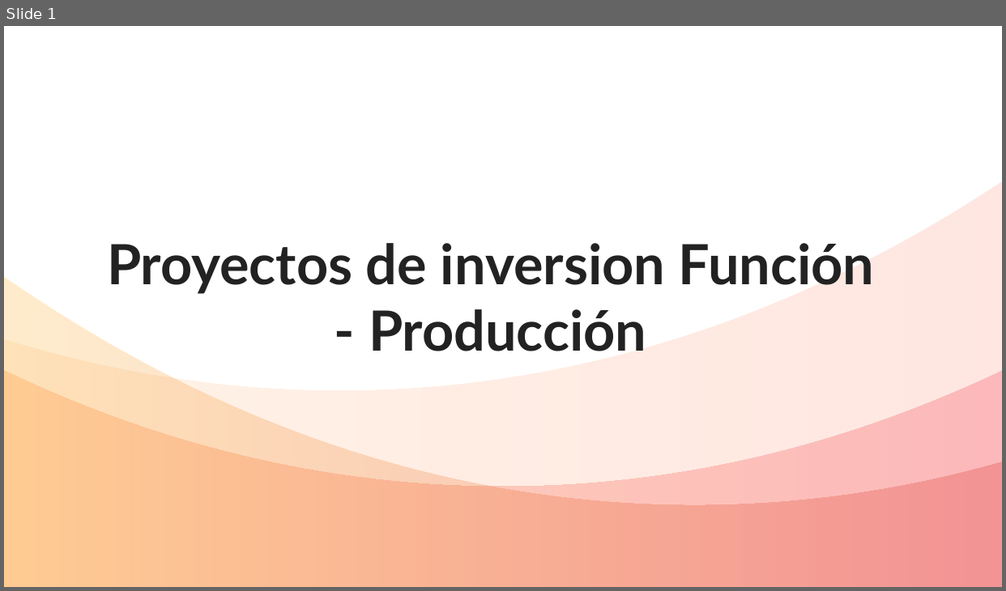
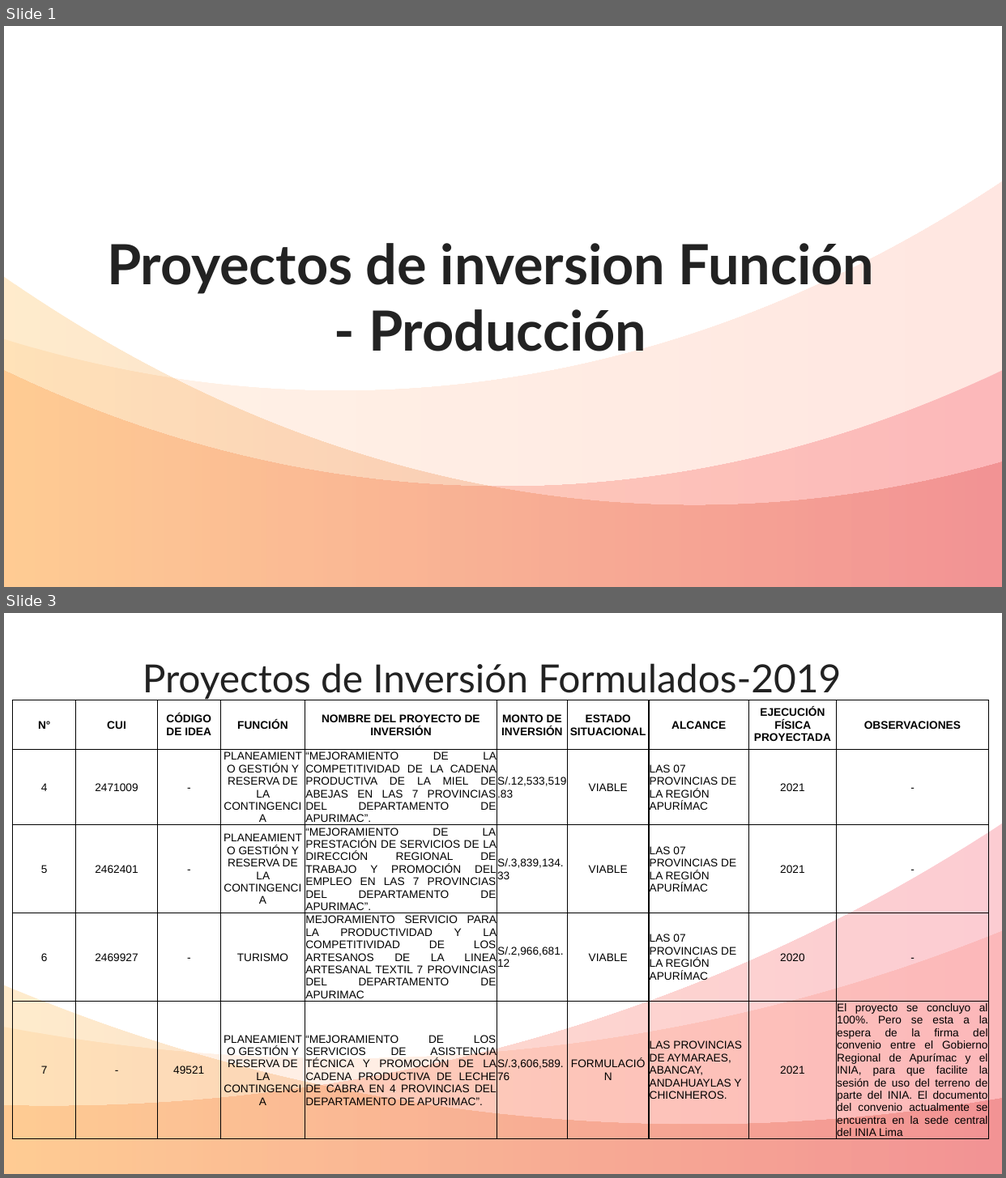
Before and after one commit to ORFEI-GRAP/Gestion-ORFEI, a slide deck: Proyectos Funcion - PRODUCCIÓN.pptx. Shown one above the other, each under a label of ours: slide 1 before the commit, slides 1 and 3 after it; the slides between them are not shown. The pictures are 1006x591 and 1006x1178 pixels, drawn with LibreOffice and Linux fonts; fonts in the diff are those of the drawing. Boxes give left, top, right and bottom in pixels: in the first picture for what was removed or moved away, otherwise in the second. Text is boxed around its words. In the diff, an @@ line names an element or a change of style, - is before the commit and + after.

```diff
--- a/Proyectos Funcion - PRODUCCIÓN.pptx
+++ b/Proyectos Funcion - PRODUCCIÓN.pptx
@@ slide 3 added at bbox=[4, 613, 1002, 1174], background #FFFFFF @@
@@ text added at bbox=[143, 663, 841, 700], 28 pt, text #222222 @@
+Proyectos de Inversión Formulados-2019
@@ table added at bbox=[13, 700, 990, 1164], 5 rows, 10 columns @@
+N° | CUI | CÓDIGO DE IDEA | FUNCIÓN | NOMBRE DEL PROYECTO DE INVERSIÓN | MONTO DE INVERSIÓN | ESTADO SITUACIONAL | ALCANCE | EJECUCIÓN FÍSICA PROYECTADA | OBSERVACIONES
+4 | 2471009 | - | PLANEAMIENTO GESTIÓN Y RESERVA DE LA CONTINGENCIA | “MEJORAMIENTO DE LA COMPETITIVIDAD DE LA CADENA PRODUCTIVA DE LA MIEL DE ABEJAS EN LAS 7 PROVINCIAS DEL DEPARTAMENTO DE APURIMAC”. | S/.12,533,519.83 | VIABLE | LAS 07 PROVINCIAS DE LA REGIÓN APURÍMAC | 2021 | -
+5 | 2462401 | - | PLANEAMIENTO GESTIÓN Y RESERVA DE LA CONTINGENCIA | “MEJORAMIENTO DE LA PRESTACIÓN DE SERVICIOS DE LA DIRECCIÓN REGIONAL DE TRABAJO Y PROMOCIÓN DEL EMPLEO EN LAS 7 PROVINCIAS DEL DEPARTAMENTO DE APURIMAC”. | S/.3,839,134.33 | VIABLE | LAS 07 PROVINCIAS DE LA REGIÓN APURÍMAC | 2021 | -
+6 | 2469927 | - | TURISMO | MEJORAMIENTO SERVICIO PARA LA PRODUCTIVIDAD Y LA COMPETITIVIDAD DE LOS ARTESANOS DE LA LINEA ARTESANAL TEXTIL 7 PROVINCIAS DEL DEPARTAMENTO DE APURIMAC | S/.2,966,681.12 | VIABLE | LAS 07 PROVINCIAS DE LA REGIÓN APURÍMAC | 2020 | -
+7 | - | 49521 | PLANEAMIENTO GESTIÓN Y RESERVA DE LA CONTINGENCIA | “MEJORAMIENTO DE LOS SERVICIOS DE ASISTENCIA TÉCNICA Y PROMOCIÓN DE LA CADENA PRODUCTIVA DE LECHE DE CABRA EN 4 PROVINCIAS DEL DEPARTAMENTO DE APURIMAC”. | S/.3,606,589.76 | FORMULACIÓN | LAS PROVINCIAS DE AYMARAES, ABANCAY, ANDAHUAYLAS Y CHICNHEROS. | 2021 | El proyecto se concluyo al 100%. Pero se esta a la espera de la firma del convenio entre el Gobierno Regional de Apurímac y el INIA, para que facilite la sesión de uso del terreno de parte del INIA. El documento del convenio actualmente se encuentra en la sede central del INIA Lima
@@ freeform shape added at bbox=[4, 824, 1002, 1174], fill gradient #F20122 to #FF6A00 @@
@@ freeform shape added at bbox=[4, 931, 1002, 1174], fill gradient #FFC486 to #FF866B @@
@@ freeform shape added at bbox=[4, 986, 1002, 1174], fill gradient #FF9F00 to #CC0000 @@
```
Also in this commit, not shown: 3 slides changed, 1 other slide added.
